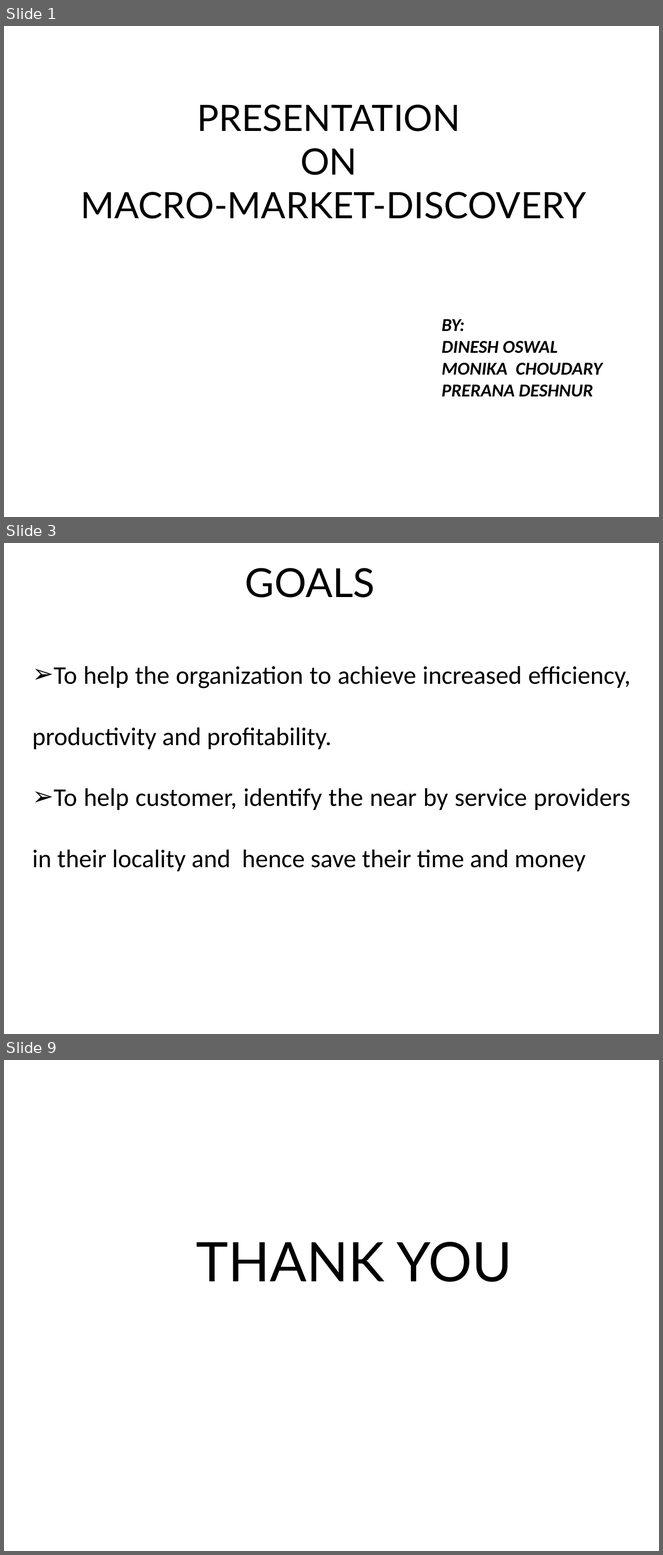
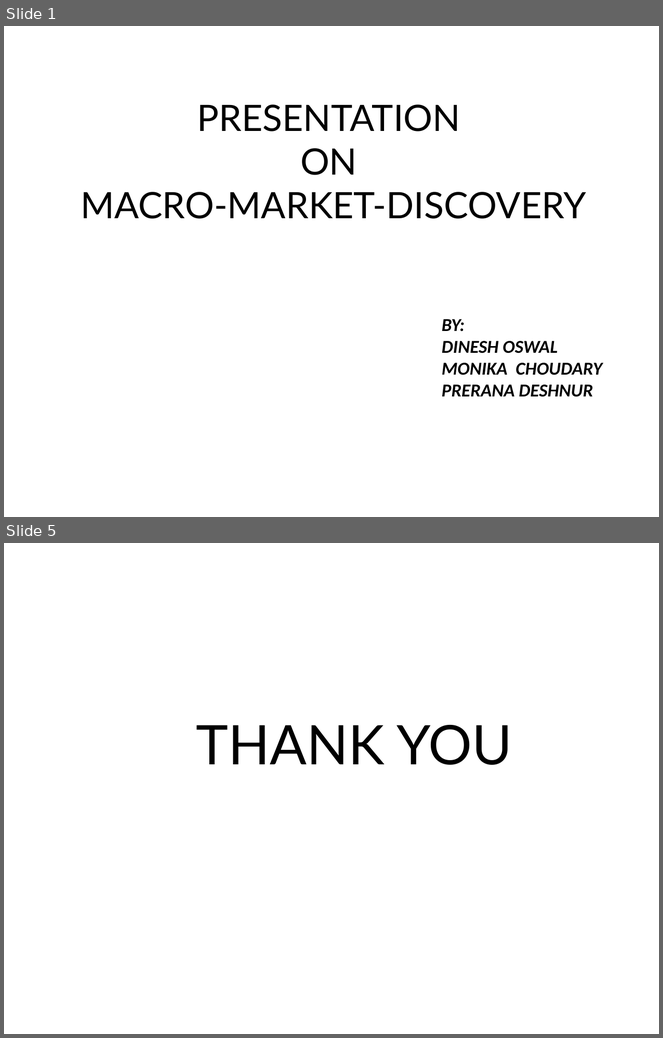
Before and after one commit to dineshoswal333/Playground, a slide deck: finalproject/team1/Macromarketdiscovery/debriefingppt/Team1_Macromarketdiscovery_Dinesh_Presentation.pptx. Shown one above the other, each under a label of ours: slides 1, 3 and 9 before the commit, slides 1 and 5 after it; the slides between them are not shown. The pictures are 663x1555 and 663x1038 pixels, drawn with LibreOffice and Linux fonts; fonts in the diff are those of the drawing. Boxes give left, top, right and bottom in pixels: in the first picture for what was removed or moved away, otherwise in the second. Text is boxed around its words. In the diff, an @@ line names an element or a change of style, - is before the commit and + after.

```diff
--- a/finalproject/team1/Macromarketdiscovery/debriefingppt/Team1_Macromarketdiscovery_Dinesh_Presentation.pptx
+++ b/finalproject/team1/Macromarketdiscovery/debriefingppt/Team1_Macromarketdiscovery_Dinesh_Presentation.pptx
@@ slide 3 removed at [4, 543, 659, 1034], background #FFFFFF @@
@@ text removed at [245, 568, 375, 598] @@
-GOALS
@@ text removed at [32, 666, 631, 872] @@
-➢ To help the organization to achieve increased efficiency, productivity and profitability.
-➢ To help customer, identify the near by service providers in their locality and hence save their time and money
@@ what was slide 9 is now slide 5 @@
```
Also in this commit, not shown: 3 slides added, 6 other slides removed, 38 other files.
